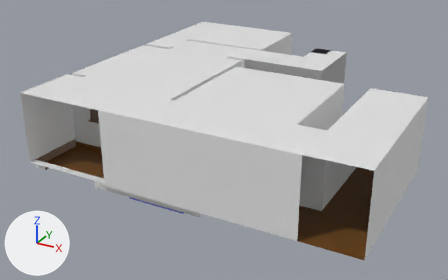
Before and after pictures for a commit that changed the Blender file Assets/models/blendFiles/new_journey_home.blend.
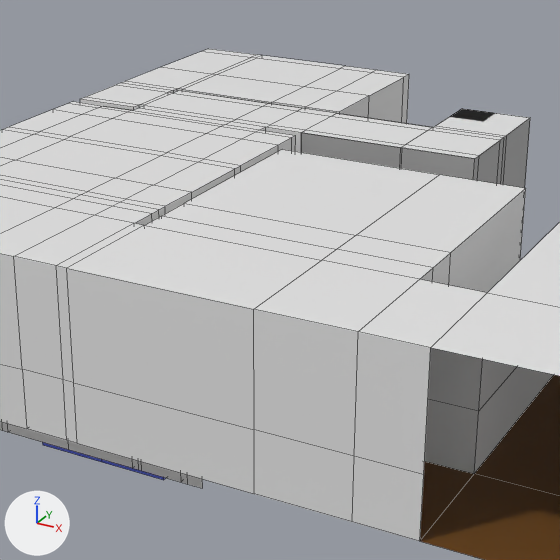
Old and new are each drawn whole from a 50 mm camera at (24.5, -40.9, 33.2) aimed at (2.0, -0.1, 12.8) and again close up on the part from 25% to 80% of the width and 0% to 89% of the height. The lights are fixed; the arrows at lower left show +X, +Y and +Z. The close-ups show mesh edges as thin lines.

In view in the first close-up: 'Entry hall.008', 'Roof', 'entry hall', 'main wallway', 'movie room', 'pool ', 'sleep room', 'stairs to pool'.
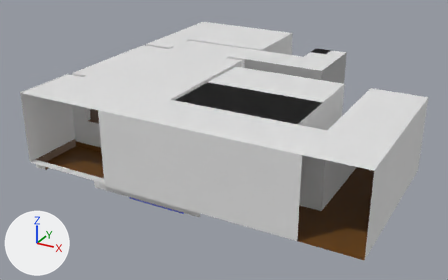
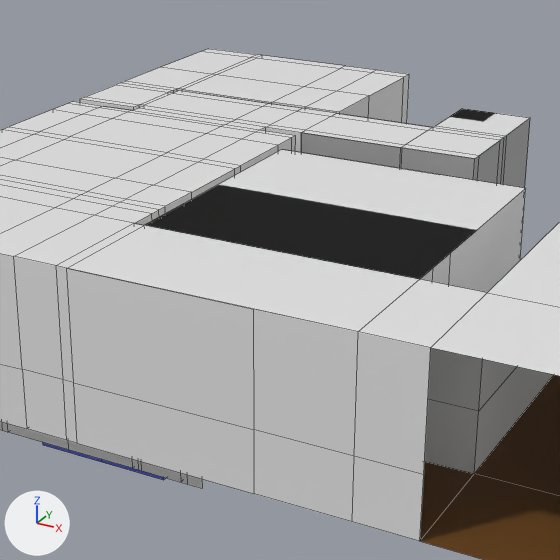
Pixel boxes [x1, y1, x2, y2] of what changed, in the close-ups (560 x 560 px):
part 1 of me_plane_003, cut back
    both: [68, 149, 526, 332]

Patch to the scene script:
```diff
--- a/Assets/models/blendFiles/new_journey_home.blend.py
+++ b/Assets/models/blendFiles/new_journey_home.blend.py
@@ me_plane_003 @@
 me_plane_003.from_pydata(...)  # 147 vertices, 100 faces; spans x -12.7..12.7, y -12.7..12.7, z 5.7..5.8
 # used by ob_roof; location = (4.56, 1.26, 12.87)
 # verts and faces of me_plane_003; kept vertices keep their numbers, new ones are numbered from 147
 # before: 6 (6.7, -8.7, 5.7) at pixel (419, 279), 7 (6.7, -12.7, 5.7) at pixel (358, 331), 8 (-2.4, -8.7, 5.7) at pixel (144, 225), 9 (-2.4, -12.7, 5.7) at pixel (66, 268), 14 (3.7, -12.7, 5.7) at pixel (253, 309)
 # before: 15 (-2.4, -7.7, 5.7) at pixel (161, 215), 19 (6.7, 0.3, 5.7) at pixel (525, 188), 20 (6.7, -7.7, 5.7) at pixel (433, 267), 21 (-2.4, 0.3, 5.7) at pixel (282, 149), 23 (3.7, 0.3, 5.7) at pixel (439, 174)
 # before: 24 (6.7, -6.4, 5.7) at pixel (450, 252), 25 (-2.4, -6.4, 5.7) at pixel (184, 203), 84 (3.7, -6.4, 5.7) at pixel (356, 235), 85 (3.7, -7.7, 5.7) at pixel (336, 249), 86 (3.7, -8.7, 5.7) at pixel (321, 260)
+# me_plane_003 part 1
+delete_vertices([14, 15, 20, 23, 24, 25, 84, 85, 86])  # with the faces that use them
+faces += [(6, 19, 21, 8), (6, 7, 9, 8)]
 me_plane_003.materials.append(mat_plaster_001)
```
